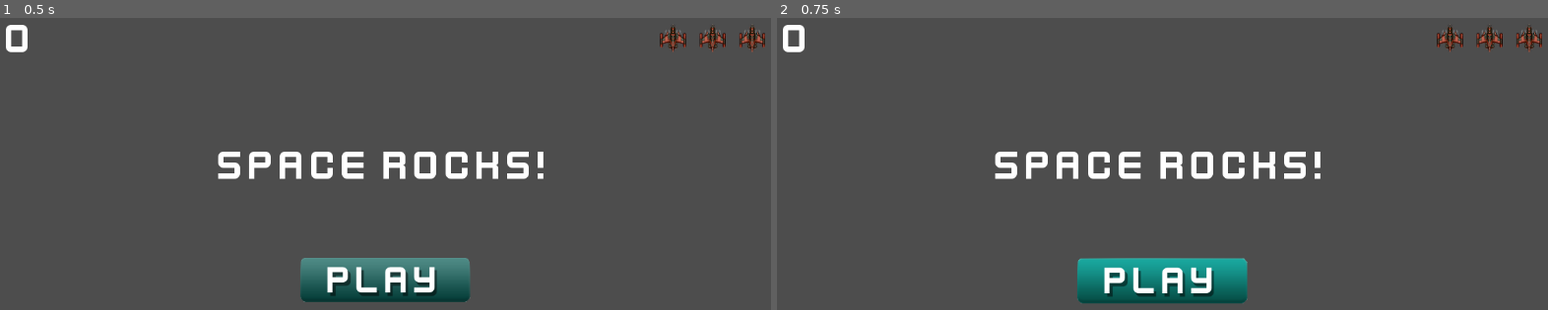
Above: before the commit, frames 1-2 (left to right).
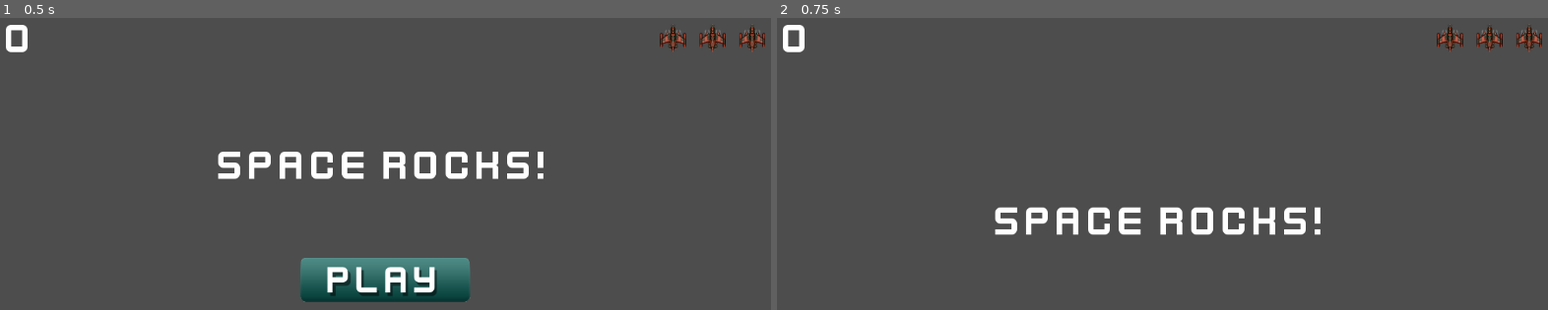
Above: after the commit, the same moments.

Repository: R2Road/book_godot4_game_development_projects
Game: Godot game, scene res://hud.tscn
The game is run twice, just before and just after one commit, with the same random seed, the same clock (stepped at 60 frames per second) and the same inputs. This scene is started directly instead of the project's main scene.
Inputs (mouse positions are in pixels of both pictures, inside the frame that each line leads up to):
- Up to frame 1 (0.5 s): no input
- Up to frame 2 (0.75 s): click (1162, 280) at 0.5 s

Frame 1 is identical in both runs. In frame 2, 7.3% of the frame differs, in the area x 28-71%, y 45-98%.

Commit message:
connect signal : hud > vboxcontainer > startbutton - pressed

Diff:
--- a/chapter_3_space_rock/hud.gd
+++ b/chapter_3_space_rock/hud.gd
@@ -38,3 +38,12 @@
 	show_message( "Game Over" )
 	await $Timer.timeout
 	start_button.show()
+
+
+
+#
+#
+#
+func _on_start_button_pressed():
+	start_button.hide()
+	start_game.emit()
--- a/chapter_3_space_rock/hud.tscn
+++ b/chapter_3_space_rock/hud.tscn
@@ -79,3 +79,5 @@
 size_flags_horizontal = 4
 texture_normal = ExtResource("3_3bfsb")
 texture_hover = ExtResource("4_tbvbo")
+
+[connection signal="pressed" from="VBoxContainer/StartButton" to="." method="_on_start_button_pressed"]
